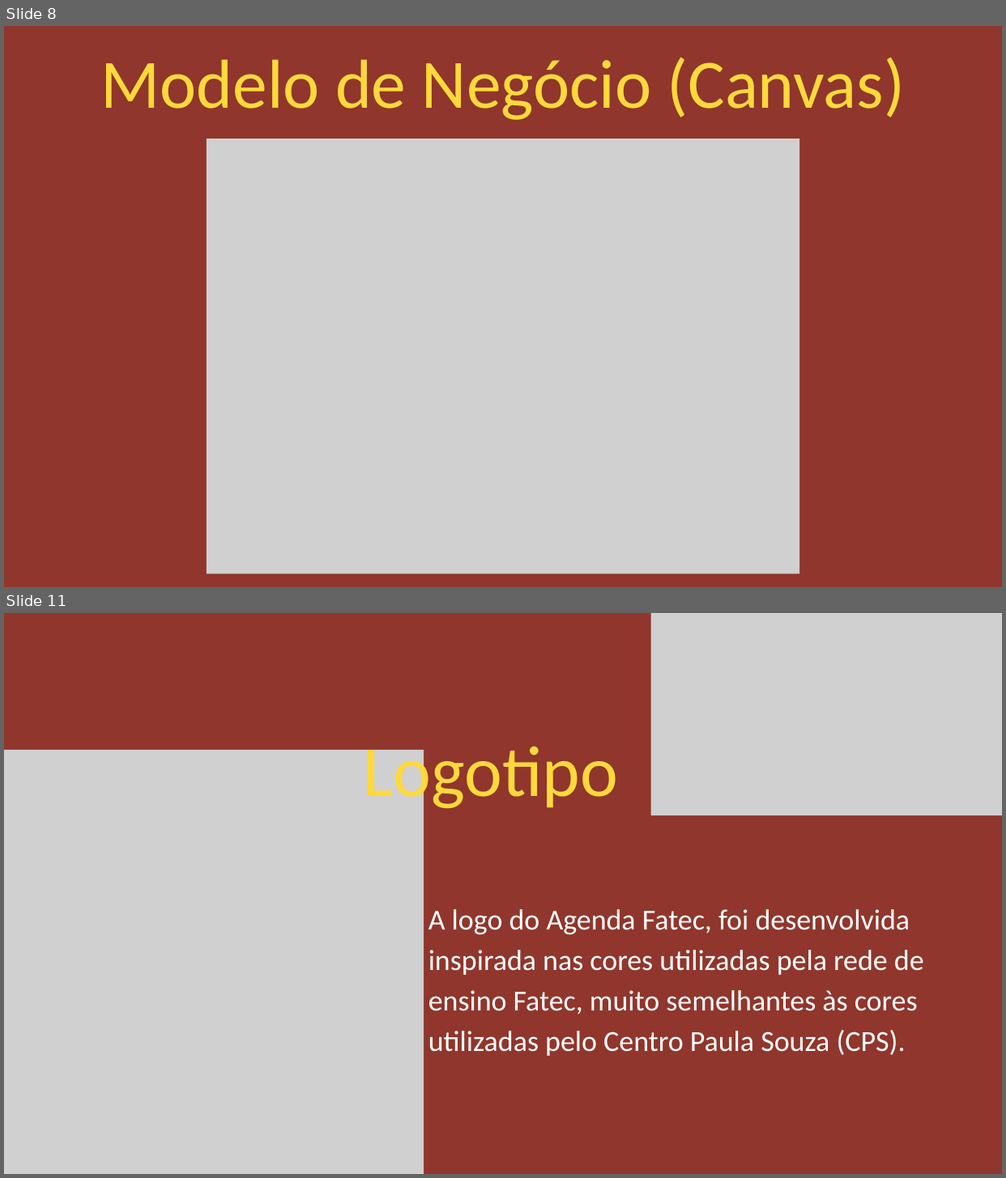
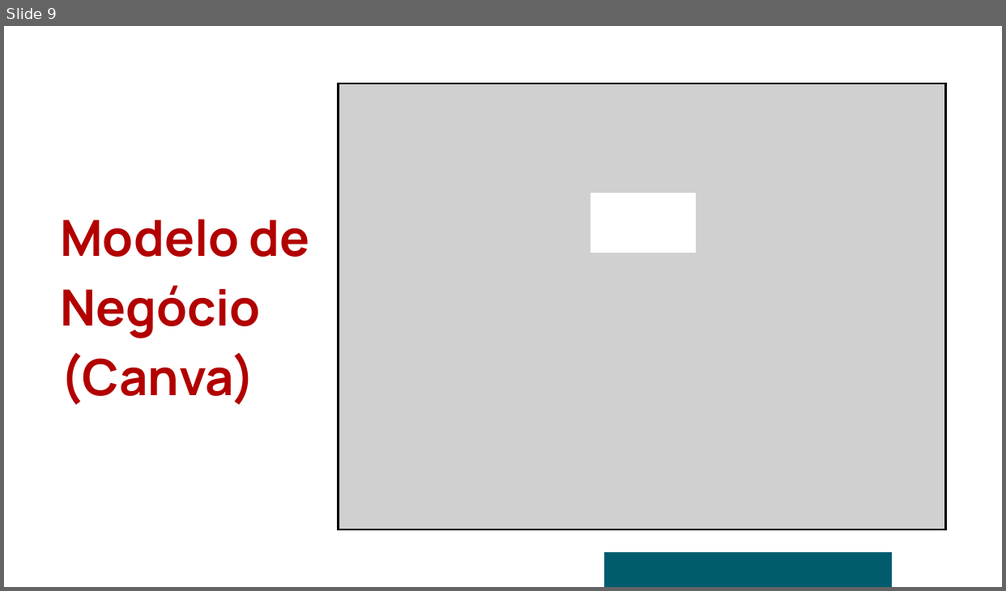
Before and after one commit to Agenda-Fatec/Documentos, a slide deck: Slides/PI.pptx. Shown one above the other, each under a label of ours: slides 8 and 11 before the commit, slide 9 after it; the slides between them are not shown. The pictures are 1006x1178 and 1006x591 pixels, drawn with LibreOffice and Linux fonts; fonts in the diff are those of the drawing; grey boxes stand for pictures. Boxes give left, top, right and bottom in pixels: in the first picture for what was removed or moved away, otherwise in the second. Text is boxed around its words. In the diff, an @@ line names an element or a change of style, - is before the commit and + after.

```diff
--- a/Slides/PI.pptx
+++ b/Slides/PI.pptx
@@ slide 11 removed at <box>4,613,1002,1174</box>, background #90362C @@
@@ picture removed at <box>651,613,1002,815</box> @@
@@ picture removed at <box>4,750,424,1174</box> @@
@@ text removed at <box>363,746,618,813</box> @@
-Logotipo
@@ picture removed at <box>71,896,386,1059</box> @@
@@ text removed at <box>428,909,924,1056</box> @@
-A logo do Agenda Fatec, foi desenvolvida inspirada nas cores utilizadas pela rede de ensino Fatec, muito semelhantes às cores utilizadas pelo Centro Paula Souza (CPS).
@@ what was slide 8 is now slide 9 @@
@@ slide 9 changed as well @@
@@ background #90362C to #FFFFFF @@
@@ picture: place and size @@
-picture at <box>206,139,800,574</box>
+picture at <box>339,84,945,530</box>
@@ freeform shape added at <box>590,193,696,253</box>, fill #FFFFFF @@
@@ text at <box>60,219,310,405</box>: text changed; size 100 to 72 pt; font Calibri to Manrope; text colour #FFD93B to #B20000; bold on @@
-Modelo de Negócio (Canvas)
+Modelo de Negócio (Canva)
@@ freeform shape added at <box>603,552,892,587</box>, fill #005C6D @@
```
Also in this commit, not shown: 6 other slides changed, 15 slides added, 8 other slides removed, 6 other files.
